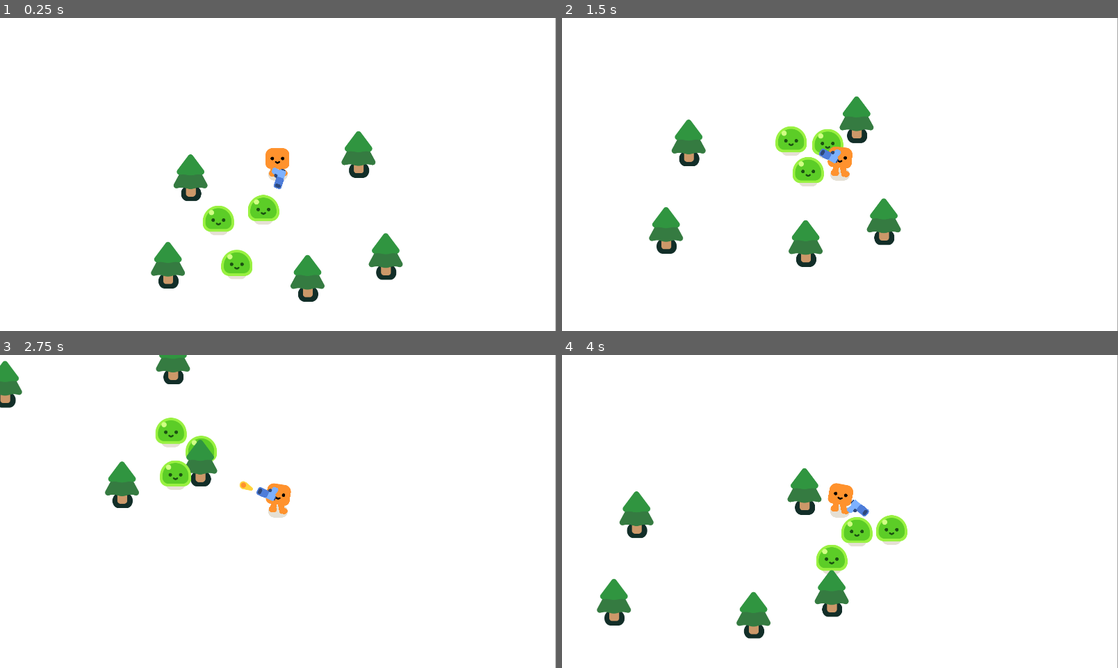
Above: before the commit, frames 1-4 (two rows, left to right).
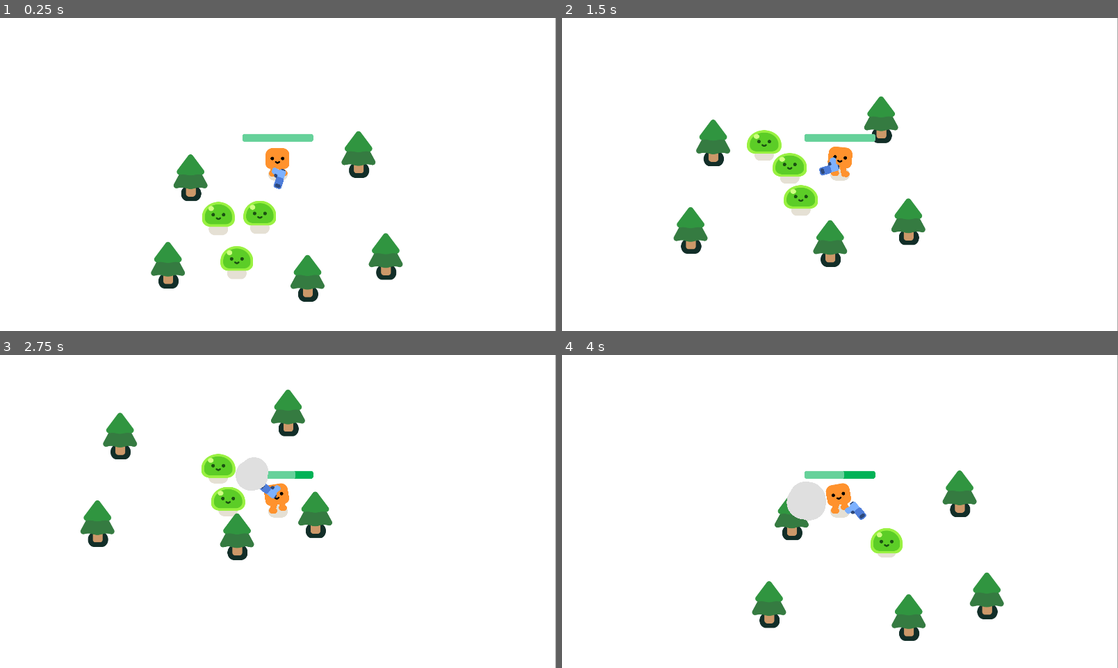
Above: after the commit, the same moments.

Repository: TranQuocNghiaGameMaker/Vampire-Survivor-In-GODOT
Game: Godot game, scene res://Scenes/Survival Game.tscn
Two runs of this game, one before a commit and one after it. Both use one fixed random seed, a clock stepped at 60 frames per second and the inputs below.
Inputs:
- Up to frame 1 (0.25 s): no input
- Up to frame 2 (1.5 s): hold Right (move_right) 0.53-1.28 s; hold Down (move_down) from 1.28 s (still down)
- Up to frame 3 (2.75 s): release Down (move_down) at 2.03 s; hold Right (move_right) from 2.03 s (still down)
- Up to frame 4 (4 s): release Right (move_right) at 2.78 s; hold Up (move_up) 2.78-3.53 s; hold Left (move_left) from 3.53 s (still down)

The runs differ from the first frame. In frame 1, 1.4% of the frame differs, in the area x 36-57%, y 37-83%; in frame 2, 7.9%, in the area x 15-66%, y 24-80%; in frame 3, 7.6%; in frame 4, 7.7%.

Commit message:
+[NghiaTQ] Added health and hurt animation to mob
+ Added health bar to player

Diff:
--- a/Scenes/Player.tscn
+++ b/Scenes/Player.tscn
@@ -1,12 +1,22 @@
-[gd_scene load_steps=5 format=3 uid="uid://dqnvktw1muhoa"]
+[gd_scene load_steps=7 format=3 uid="uid://dqnvktw1muhoa"]
 
 [ext_resource type="PackedScene" uid="uid://pbmyh1qru7p" path="res://characters/happy_boo/happy_boo.tscn" id="1_8y7ot"]
 [ext_resource type="Script" path="res://Scripts/Player.gd" id="1_wava7"]
 [ext_resource type="PackedScene" uid="uid://tx6c1vv22r7x" path="res://Scenes/gun.tscn" id="3_7njl2"]
 
 [sub_resource type="CapsuleShape2D" id="CapsuleShape2D_06x1l"]
-radius = 33.0
-height = 66.0
+radius = 116.0
+height = 232.0
+
+[sub_resource type="StyleBoxFlat" id="StyleBoxFlat_7ste2"]
+bg_color = Color(0, 0.696789, 0.336487, 1)
+corner_radius_top_left = 8
+corner_radius_top_right = 8
+corner_radius_bottom_right = 8
+corner_radius_bottom_left = 8
+
+[sub_resource type="CircleShape2D" id="CircleShape2D_aw42v"]
+radius = 94.1329
 
 [node name="Player" type="CharacterBody2D"]
 script = ExtResource("1_wava7")
@@ -22,3 +32,23 @@
 
 [node name="Gun" parent="." instance=ExtResource("3_7njl2")]
 position = Vector2(17, -43)
+
+[node name="ProgressBar" type="ProgressBar" parent="."]
+unique_name_in_owner = true
+offset_left = -123.0
+offset_top = -140.0
+offset_right = 122.0
+offset_bottom = -113.0
+theme_override_styles/background = SubResource("StyleBoxFlat_7ste2")
+value = 100.0
+show_percentage = false
+
+[node name="Hurt Box" type="Area2D" parent="."]
+unique_name_in_owner = true
+collision_layer = 0
+collision_mask = 2
+
+[node name="Hurt box Collider" type="CollisionShape2D" parent="Hurt Box"]
+position = Vector2(-2, -32)
+shape = SubResource("CircleShape2D_aw42v")
+debug_color = Color(0.910243, 0.000104733, 0.730668, 0.42)
--- a/Scenes/mob.tscn
+++ b/Scenes/mob.tscn
@@ -6,10 +6,11 @@
 [sub_resource type="CircleShape2D" id="CircleShape2D_w75dn"]
 radius = 59.0339
 
-[node name="Mob" type="CharacterBody2D"]
+[node name="Mob" type="CharacterBody2D" node_paths=PackedStringArray("slime_Anim")]
 collision_layer = 2
 collision_mask = 3
 script = ExtResource("1_yasgg")
+slime_Anim = NodePath("Slime")
 
 [node name="Slime" parent="." instance=ExtResource("2_3e5a5")]
 
--- a/Scripts/Mob.gd
+++ b/Scripts/Mob.gd
@@ -1,7 +1,24 @@
 extends CharacterBody2D
+@onready var player = get_node("/root/Game/Player")
+@export var slime_Anim : Node2D
+const SMOKE_SCENE = preload("res://smoke_explosion/smoke_explosion.tscn")
+var health = 3
 
-@onready var player = get_node("/root/Game/Player")
+func _ready():
+	slime_Anim.play_walk()
 func _physics_process(delta):
 	var direction = global_position.direction_to(player.global_position)
 	velocity = direction * 300
 	move_and_slide()
+
+func take_damage():
+	health -= 1
+	slime_Anim.play_hurt()
+	if health == 0:
+		Die()
+
+func Die():
+	queue_free()
+	var smoke = SMOKE_SCENE.instantiate()
+	smoke.global_position = global_position
+	get_parent().add_child(smoke)
--- a/Scripts/Player.gd
+++ b/Scripts/Player.gd
@@ -1,5 +1,9 @@
 extends CharacterBody2D
-
+signal health_depleted
+var health = 100.0
+const DAMAGE_RATE = 50.0
+func _ready():
+	%ProgressBar.max_value = health
 func _physics_process(delta):
 	var direction = Input.get_vector("move_left","move_right","move_up","move_down")
 	velocity = direction * 600
@@ -8,3 +12,11 @@
 		%HappyBoo.play_walk_animation()
 	else:
 		%HappyBoo.play_idle_animation()
+	var overlapping_mob = %"Hurt Box".get_overlapping_bodies()
+	if overlapping_mob.size() > 0:
+		health -= DAMAGE_RATE * overlapping_mob.size() * delta
+		%ProgressBar.value = health
+		if health <= 0.0:
+			Die()
+func Die():
+	health_depleted.emit()
Not shown: 1 places in smoke_explosion/smoke_explosion.tscn that only renumber resources
